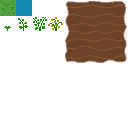
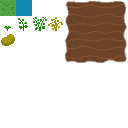
Revision of a layered 128px x 128px image; what changed, layer by layer:
added layer "tato" above "crop.xcf" over [1, 34, 15, 46]
painted on "crop.xcf" over [50, 19, 62, 31]
